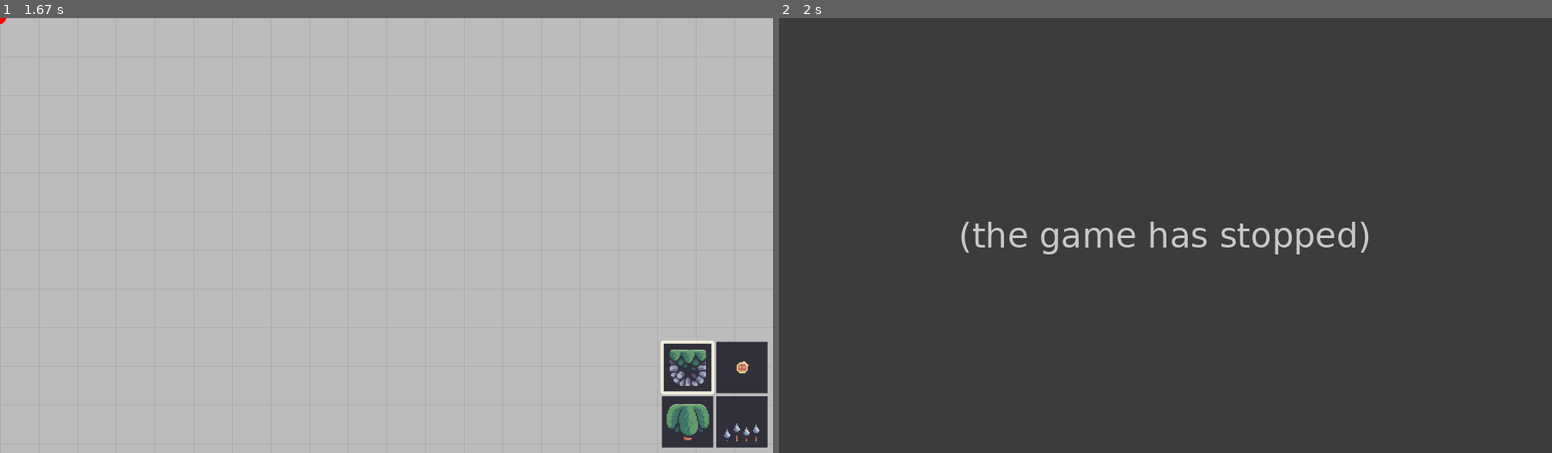
Above: before the commit, frames 1-2 (left to right).
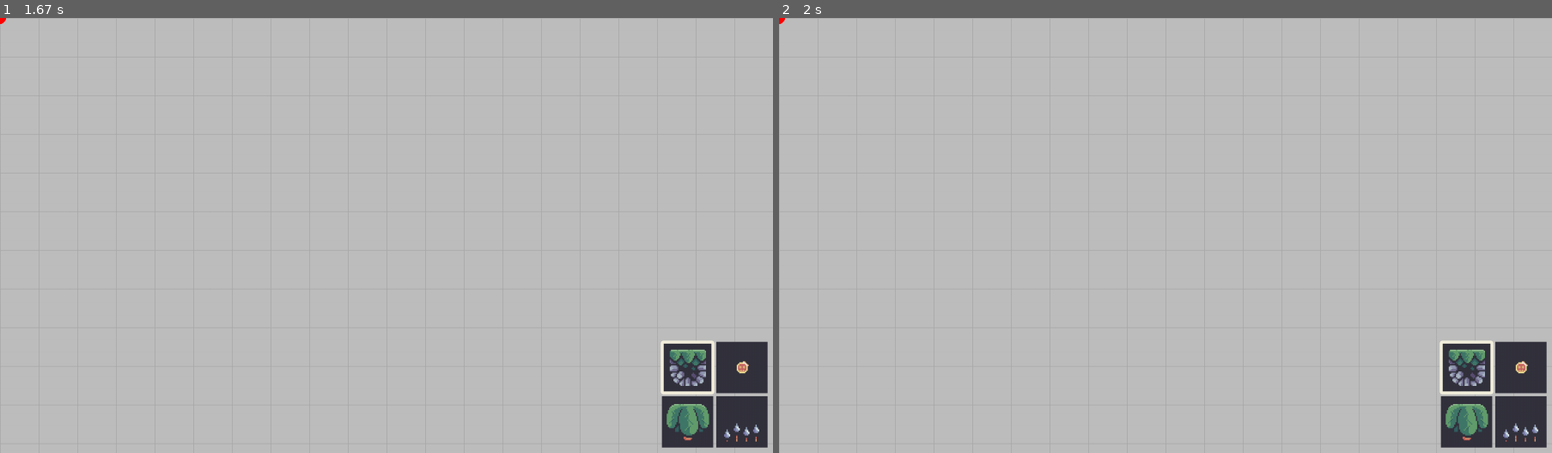
Above: after the commit, the same moments.

Repository: KenzieLippa/MarioMakerPygame
Game: pygame game, started from code/main.py
The game is run twice, just before and just after one commit, with the same random seed, the same clock (stepped at 60 frames per second) and the same inputs.
Inputs (mouse positions are in pixels of both pictures, inside the frame that each line leads up to):
- Up to frame 1 (1.67 s): click (386, 235) at 0.38 s
- Up to frame 2 (2 s): click (1490, 396) at 1.72 s

Frame 1 is identical in both runs. In frame 2, 97% of the frame differs, in the area x 0-100%, y 0-100%.
Error before the commit: KeyError: None (menu.py line 58); the game stopped at 1.72 s (later frames are placeholders)

Commit message:
putting in the col/row detection

Diff:
--- a/code/editor.py
+++ b/code/editor.py
@@ -29,7 +29,20 @@
 
         #menu
         self.menu = Menu()
-
+    #get the current cell
+    def get_current_cell(self):
+        distance_to_origin = vector(mouse_pos()) - self.origin
+        #print(distance_to_origin)]
+        #find the row and the column by dividing the coords by the tilesize
+        if distance_to_origin.x > 0:
+            col = int(distance_to_origin.x /TILE_SIZE)
+        else:
+             col = int(distance_to_origin.x /TILE_SIZE) -1
+        if distance_to_origin.y > 0:
+            row = int(distance_to_origin.y /TILE_SIZE)
+        else:
+            row = int(distance_to_origin.y /TILE_SIZE) -1
+        print((col,row))
 #input
     def event_loop(self):
         #event loop
@@ -44,6 +57,7 @@
             self.pan_input(event)
             self.selection_hotkeys(event) #call the method
             self.menu_click(event)
+            self.canvas_add()
 
            # self.editor.run(dt)
             #pygame.display.update()
@@ -86,6 +100,7 @@
                 #     self.selection_index -= 1
                 # else:
                 #     self.selection_index = 18
+       # if self.selection_index != None:
         self.selection_index = max(2, min(self.selection_index, 18))
         #print(self.selection_index)
 
@@ -94,7 +109,13 @@
     def menu_click(self,event):
         if event.type == pygame.MOUSEBUTTONDOWN and self.menu.rect.collidepoint(mouse_pos()):
             self.selection_index = self.menu.click(mouse_pos(), mouse_buttons())
+            if self.selection_index == None:
+                self.selection_index = 2
 
+    def canvas_add(self):
+        #checking if we left click and not on the menu
+        if mouse_buttons()[0] and not self.menu.rect.collidepoint(mouse_pos()):
+            self.get_current_cell()
     def draw_tile_lines(self):
         #draw lots of grid lines relative to the origin
         cols = WINDOW_WIDTH//TILE_SIZE #tile size has to stay at 64 with th ones we using
@@ -128,7 +149,8 @@
         self.display_surface.fill('gray') # to tell if we are here
         self.draw_tile_lines()
         pygame.draw.circle(self.display_surface, 'red', self.origin, 10)
-        self.menu.display(self.selection_index)
+        if(self.selection_index != None):
+            self.menu.display(self.selection_index)
         #print(self.selection_index)
 
     #will be creating a menu
--- a/code/main.py
+++ b/code/main.py
@@ -19,14 +19,14 @@
         surf = load('graphics/cursors/mouse.png').convert_alpha()
         cursor = pygame.cursors.Cursor((0,0),surf) #first arg is clickable area, origin
         pygame.mouse.set_cursor(cursor)
-    alphabet = {
-    "a":{
-        "s":{
-            "s": "ass"
-        }
-    }
-}
-    print(alphabet["a"]["s"]["s"])
+#     alphabet = {
+#     "a":{
+#         "s":{
+#             "s": "ass"
+#         }
+#     }
+# }
+#     print(alphabet["a"]["s"]["s"])
 
 #we have a main and then we need a editor mode and a level mode
 #need to figure out how to switch between them
